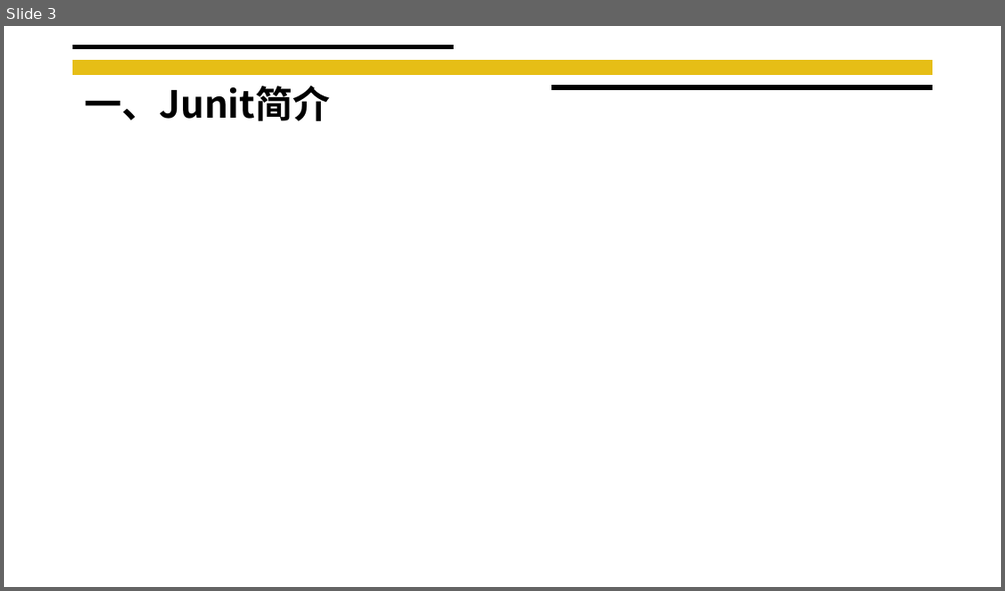
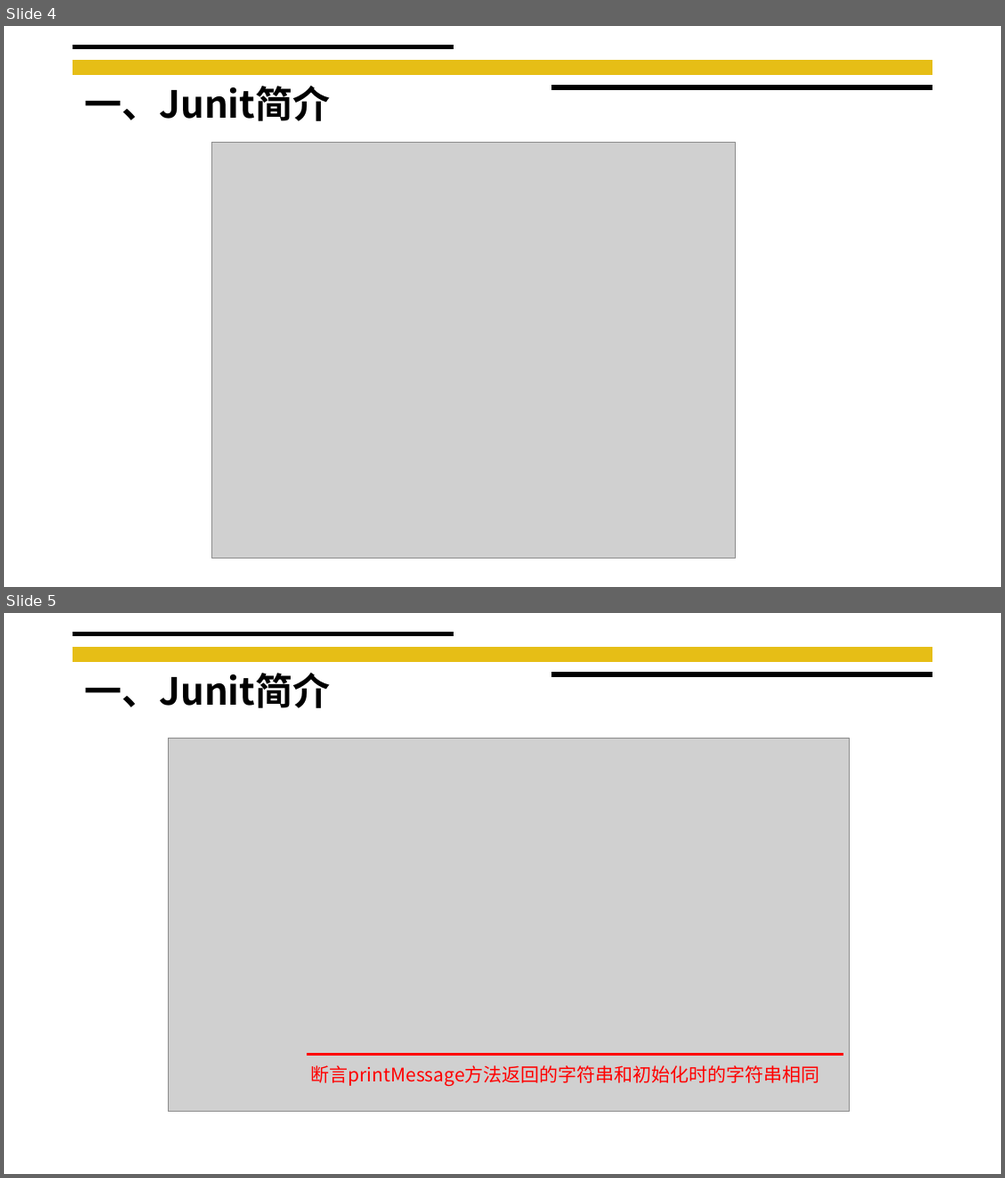
Before and after one commit to liangliang678/UCAS_OOP, a slide deck: Assignment2/课堂研讨.pptx. Shown one above the other, each under a label of ours: slide 3 before the commit, slides 4 and 5 after it. The pictures are 1005x591 and 1005x1178 pixels, drawn with LibreOffice and Linux fonts; fonts in the diff are those of the drawing; grey boxes stand for pictures. Boxes give left, top, right and bottom in pixels: in the first picture for what was removed or moved away, otherwise in the second. Text is boxed around its words. In the diff, an @@ line names an element or a change of style, - is before the commit and + after.

```diff
--- a/Assignment2/课堂研讨.pptx
+++ b/Assignment2/课堂研讨.pptx
@@ slide 5 added at box(4, 613, 1001, 1174), background #FFFFFF; not listed: 3 template elements that a slide beside it also shows @@
@@ text added at box(84, 673, 330, 708), 36 pt, text #000000, bold @@
+一、Junit简介
@@ picture added at box(168, 738, 849, 1111) @@
@@ line added from (307, 1054) to (844, 1054), #FF0000 2.25 pt @@
@@ text added at box(311, 1065, 820, 1086), 18 pt, text #FF0000 @@
+断言printMessage方法返回的字符串和初始化时的字符串相同
@@ what was slide 3 is now slide 4 @@
@@ slide 4 changed as well @@
@@ picture added at box(212, 142, 736, 557) @@
```
Also in this commit, not shown: 2 other slides changed, 13 other slides added.
